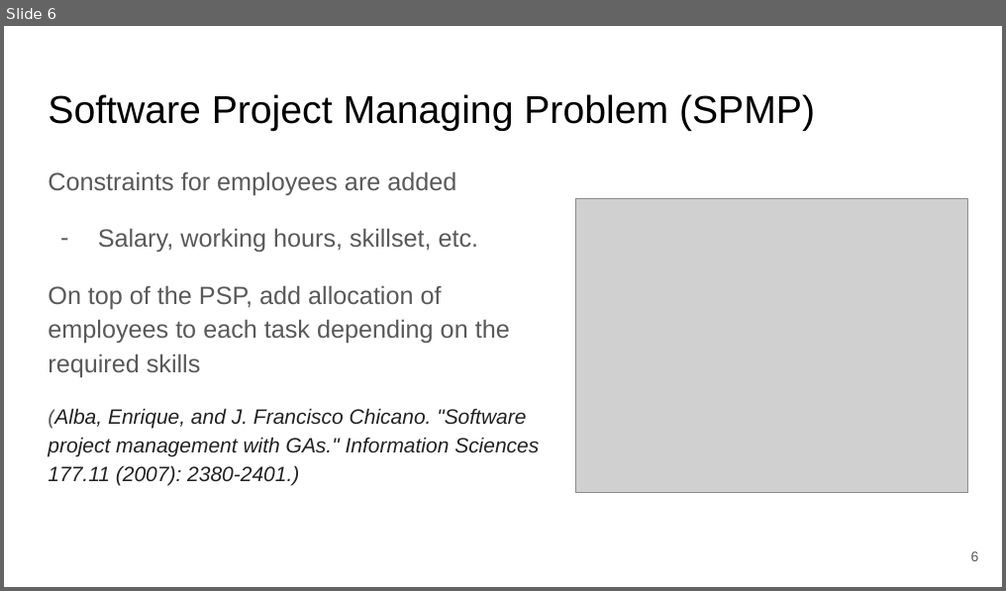
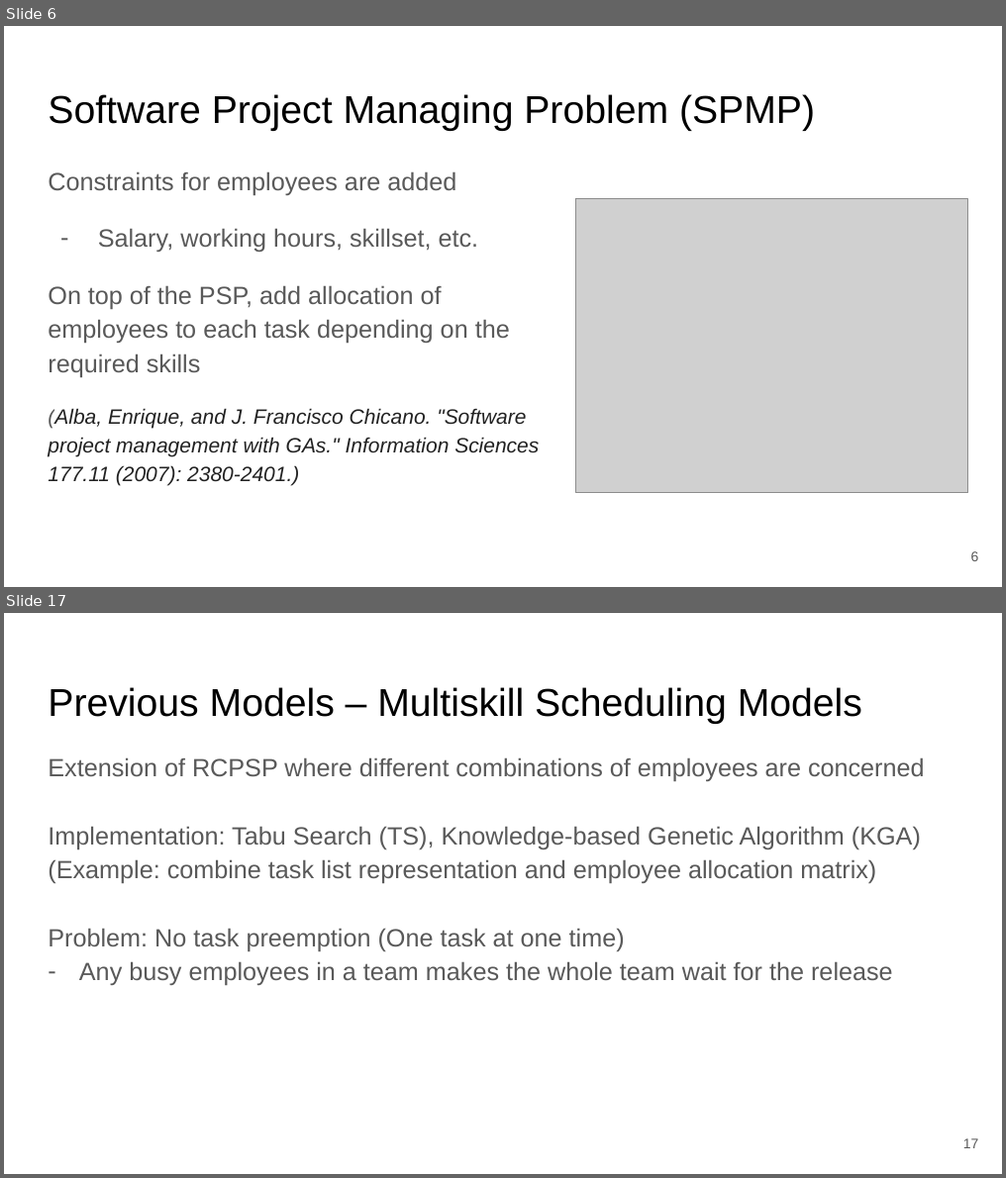
Before and after one commit to hhosu107/SBSE, a slide deck: Courseworks/Paper Reading Slide preparation/Ant Colony Optimization for SW Project Scheduling and Staffing with an Event-Based Scheduler.pptx. Shown one above the other, each under a label of ours: slide 6 before the commit, slides 6 and 17 after it; the slides between them are not shown. The pictures are 1006x591 and 1006x1178 pixels, drawn with LibreOffice and Linux fonts; fonts in the diff are those of the drawing; grey boxes stand for pictures. Boxes give left, top, right and bottom in pixels: in the first picture for what was removed or moved away, otherwise in the second. Text is boxed around its words. In the diff, an @@ line names an element or a change of style, - is before the commit and + after.

```diff
--- a/Courseworks/Paper Reading Slide preparation/Ant Colony Optimization for SW Project Scheduling and Staffing with an Event-Based Scheduler.pptx
+++ b/Courseworks/Paper Reading Slide preparation/Ant Colony Optimization for SW Project Scheduling and Staffing with an Event-Based Scheduler.pptx
@@ slide 17 added at bbox=[4, 613, 1002, 1174], background #FFFFFF @@
@@ title added at bbox=[48, 687, 862, 724], 28 pt, text #000000 @@
+Previous Models – Multiskill Scheduling Models
@@ text added at bbox=[48, 758, 925, 985], 18 pt, text #595959 @@
+Extension of RCPSP where different combinations of employees are concerned
+Implementation: Tabu Search (TS), Knowledge-based Genetic Algorithm (KGA)
+(Example: combine task list representation and employee allocation matrix)
+Problem: No task preemption (One task at one time)
+– Any busy employees in a team makes the whole team wait for the release
@@ page number added at bbox=[963, 1139, 979, 1149], 10 pt, text #595959 @@
+17
```
Also in this commit, not shown: 4 slides changed, 11 other slides added, 7 slides removed, 1 other file.
